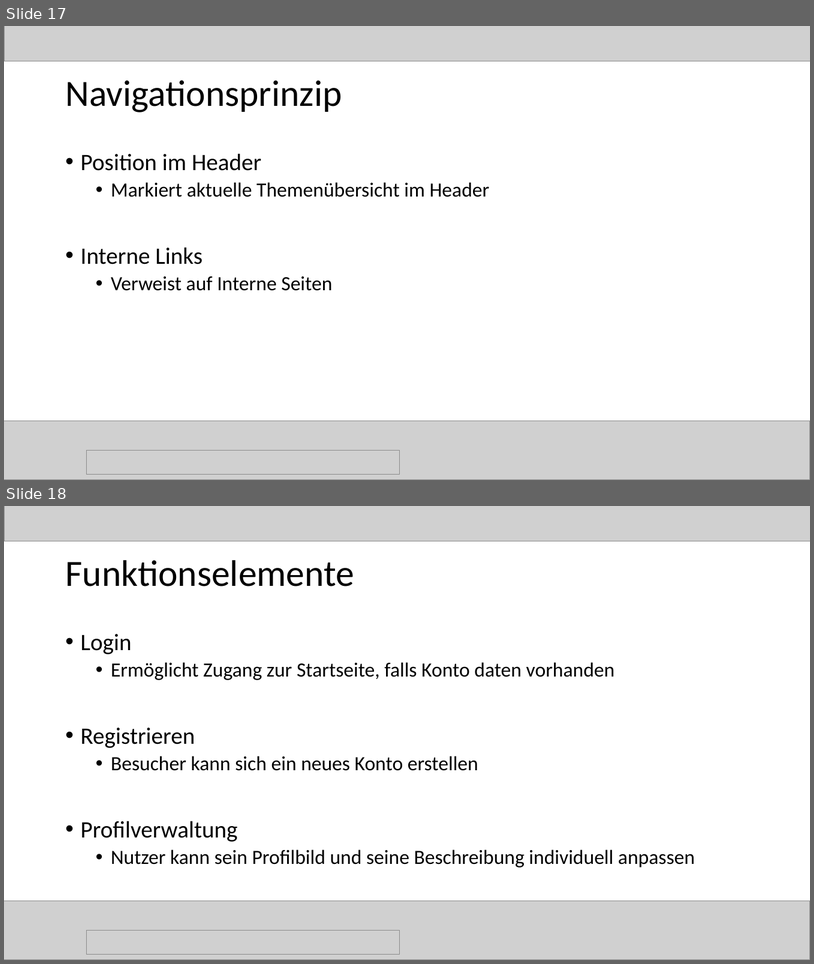
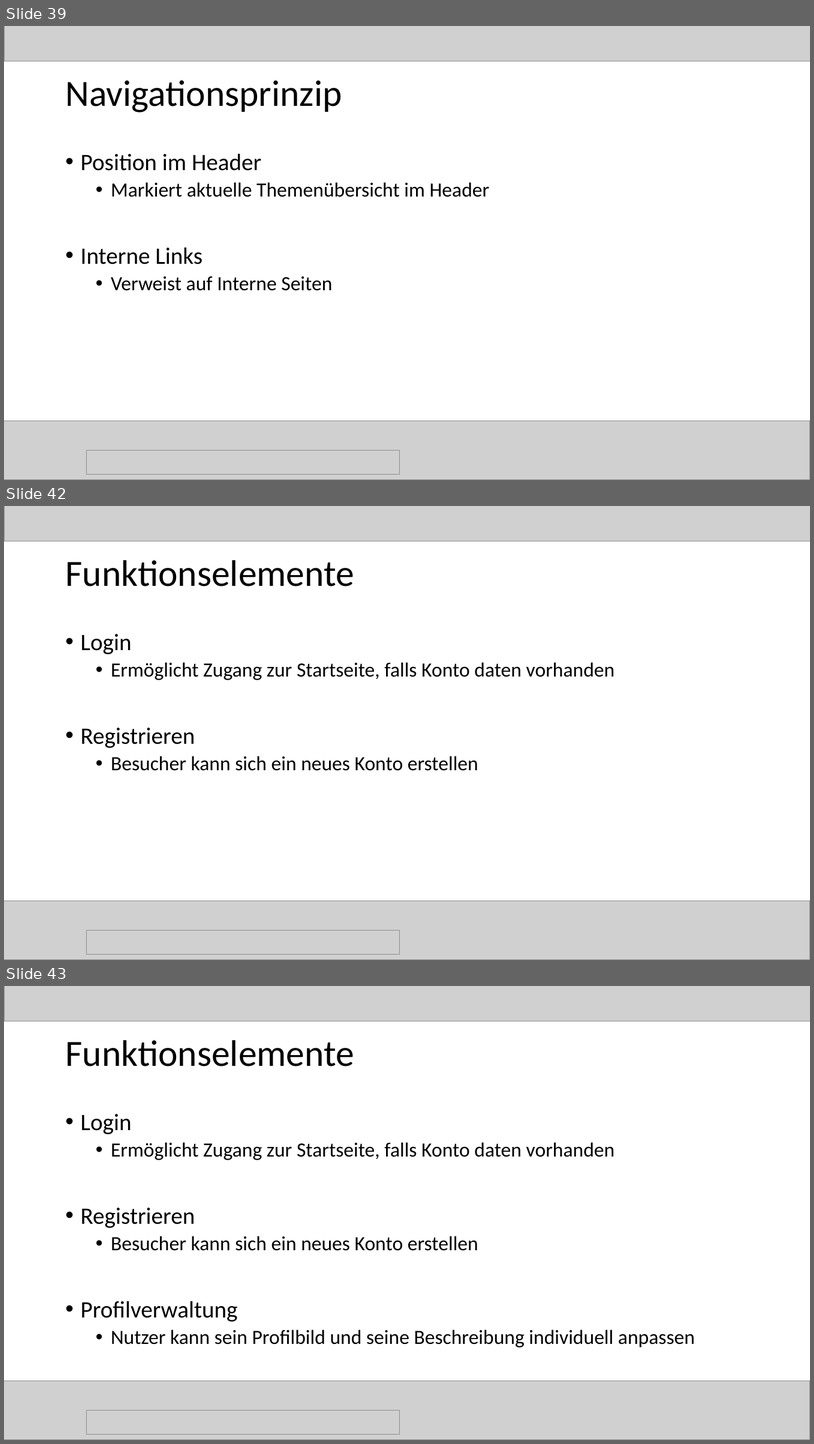
Before and after one commit to magharmi/StudentenFuerStudenten, a slide deck: websitePPneu.pptx. Shown one above the other, each under a label of ours: slides 17 and 18 before the commit, slides 39, 42 and 43 after it; the slides between them are not shown. The pictures are 814x964 and 814x1444 pixels, drawn with LibreOffice and Linux fonts; fonts in the diff are those of the drawing; grey boxes stand for pictures. Boxes give left, top, right and bottom in pixels: in the first picture for what was removed or moved away, otherwise in the second. Text is boxed around its words. In the diff, an @@ line names an element or a change of style, - is before the commit and + after.

```diff
--- a/websitePPneu.pptx
+++ b/websitePPneu.pptx
@@ slide 42 added at box(4, 506, 810, 960), background #FFFFFF @@
@@ picture added at box(4, 506, 810, 541) @@
@@ title added at box(65, 560, 354, 586), 44 pt, text #000000 @@
+Funktionselemente
@@ text added at box(81, 634, 615, 771), 24 pt, text #000000 @@
+• Login
+  • Ermöglicht Zugang zur Startseite, falls Konto daten vorhanden
+• Registrieren
+  • Besucher kann sich ein neues Konto erstellen
@@ picture added at box(4, 900, 810, 960) @@
@@ picture added at box(86, 930, 399, 954) @@
@@ what was slide 17 is now slide 39 @@
@@ what was slide 18 is now slide 43 @@
```
Also in this commit, not shown: 1 slide changed, 28 other slides added.
